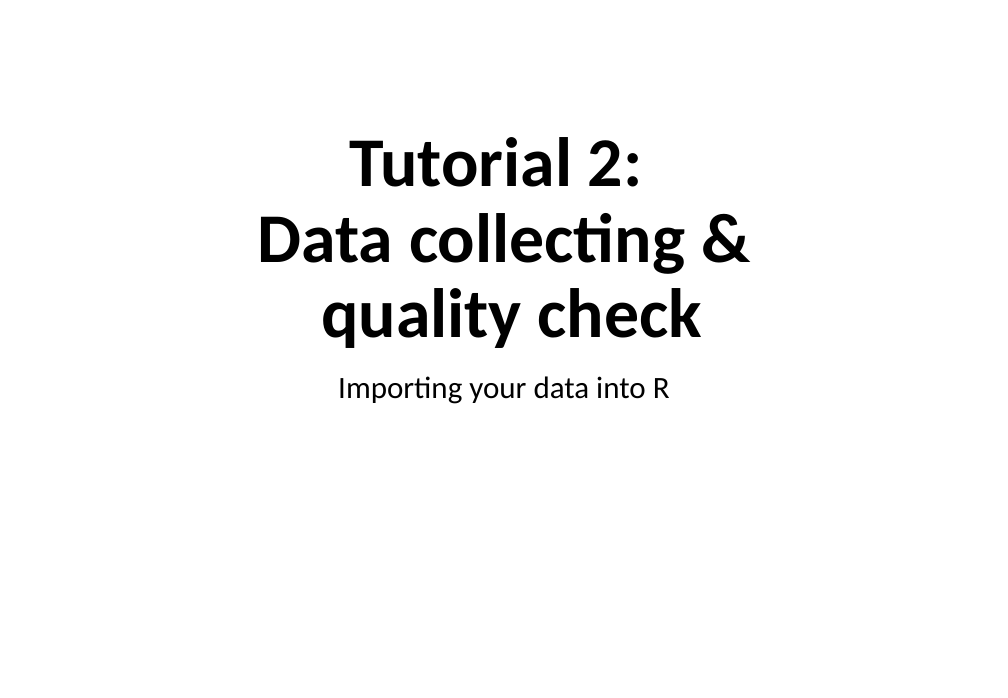
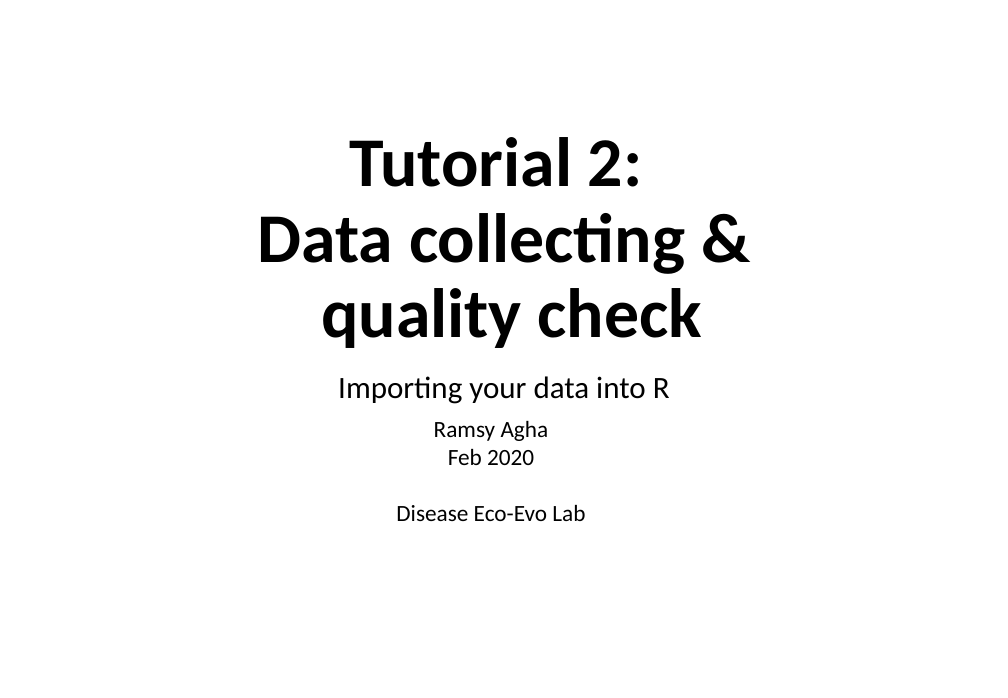
Before and after one commit to ramsyagha/tutorials, a slide deck: slide 32 of Lectures/1_Introduction to R.pptx. Drawn at 1008x698 pixels with LibreOffice and Linux fonts; fonts in the diff are those of the drawing. Boxes give left, top, right and bottom in pixels: in the first picture for what was removed or moved away, otherwise in the second. Text is boxed around its words. In the diff, an @@ line names an element or a change of style, - is before the commit and + after.

```diff
--- a/Lectures/1_Introduction to R.pptx
+++ b/Lectures/1_Introduction to R.pptx
@@ text added at bbox=[396, 421, 585, 521], 18 pt, text #000000 @@
+Ramsy Agha
+Feb 2020
+Disease Eco-Evo Lab
```
Also in this commit, not shown: 7 other slides changed.
